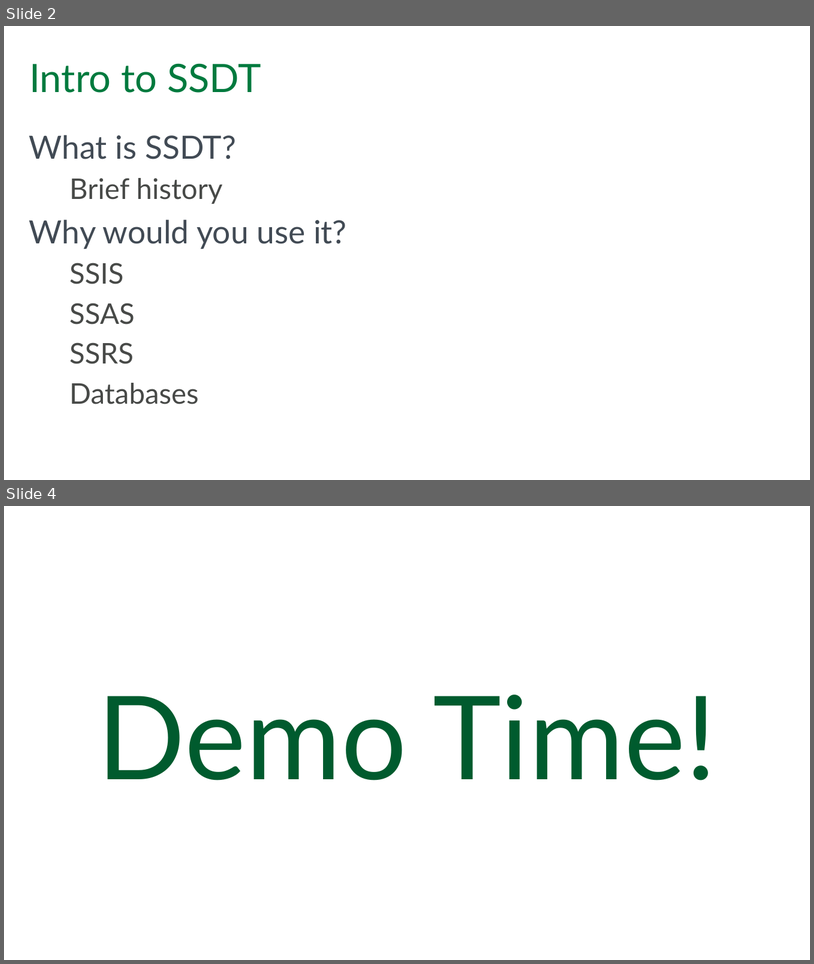
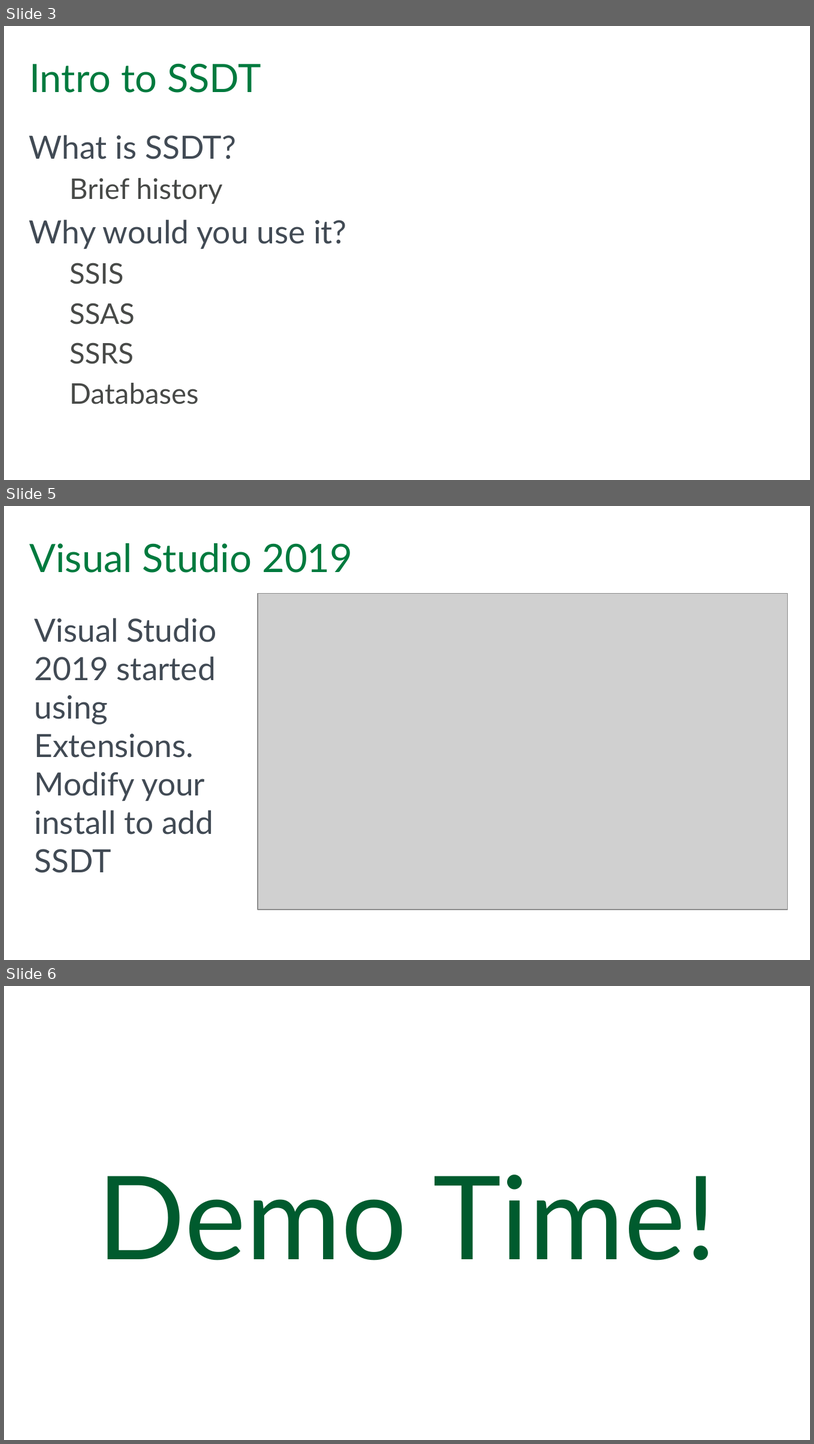
Before and after one commit to paschott/SSDT_101, a slide deck: Getting Your DB Schema Under Control With SSDT.pptx. Shown one above the other, each under a label of ours: slides 2 and 4 before the commit, slides 3, 5 and 6 after it; the slides between them are not shown. The pictures are 814x964 and 814x1444 pixels, drawn with LibreOffice and Linux fonts; fonts in the diff are those of the drawing; grey boxes stand for pictures; background and template pictures are left out. Boxes give left, top, right and bottom in pixels: in the first picture for what was removed or moved away, otherwise in the second. Text is boxed around its words. In the diff, an @@ line names an element or a change of style, - is before the commit and + after.

```diff
--- a/Getting Your DB Schema Under Control With SSDT.pptx
+++ b/Getting Your DB Schema Under Control With SSDT.pptx
@@ slide 5 added at [4,506,810,960], background #FFFFFF @@
@@ title added at [29,543,353,573], 44 pt, text #007A3E @@
+Visual Studio 2019
@@ picture added at [257,594,788,909] @@
@@ text added at [34,618,216,873], 36 pt, text #414A54 @@
+Visual Studio 2019 started using Extensions. Modify your install to add SSDT
@@ what was slide 2 is now slide 3 @@
@@ what was slide 4 is now slide 6 @@
```
Also in this commit, not shown: 12 slides changed, 2 other slides added, 6 other files.
